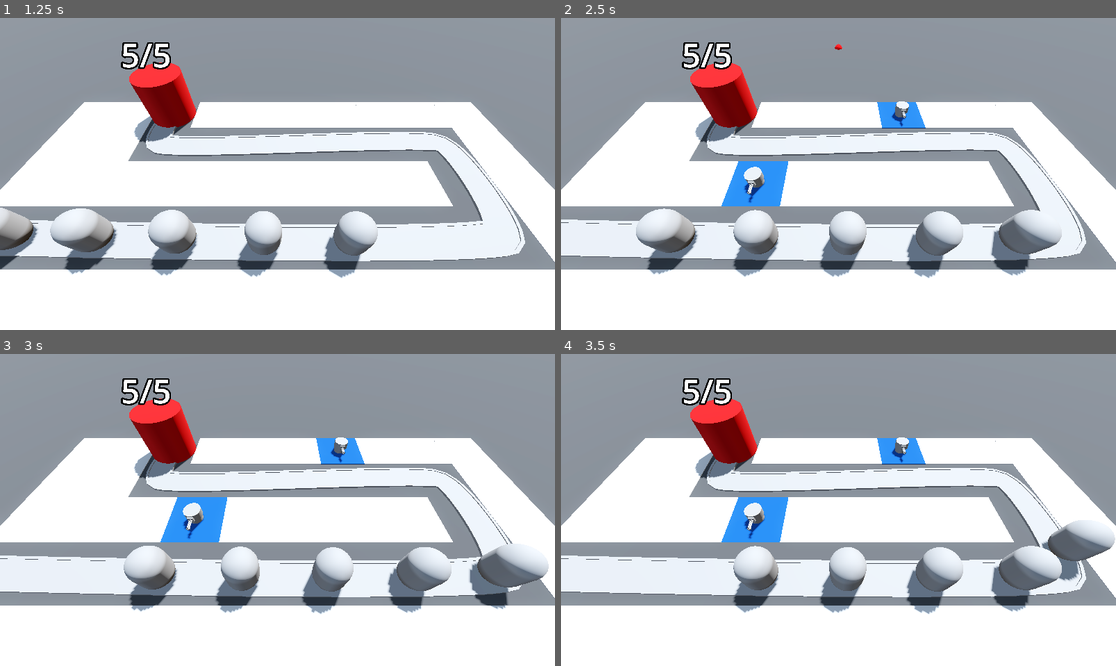
Above: before the commit, frames 1-4 (two rows, left to right).
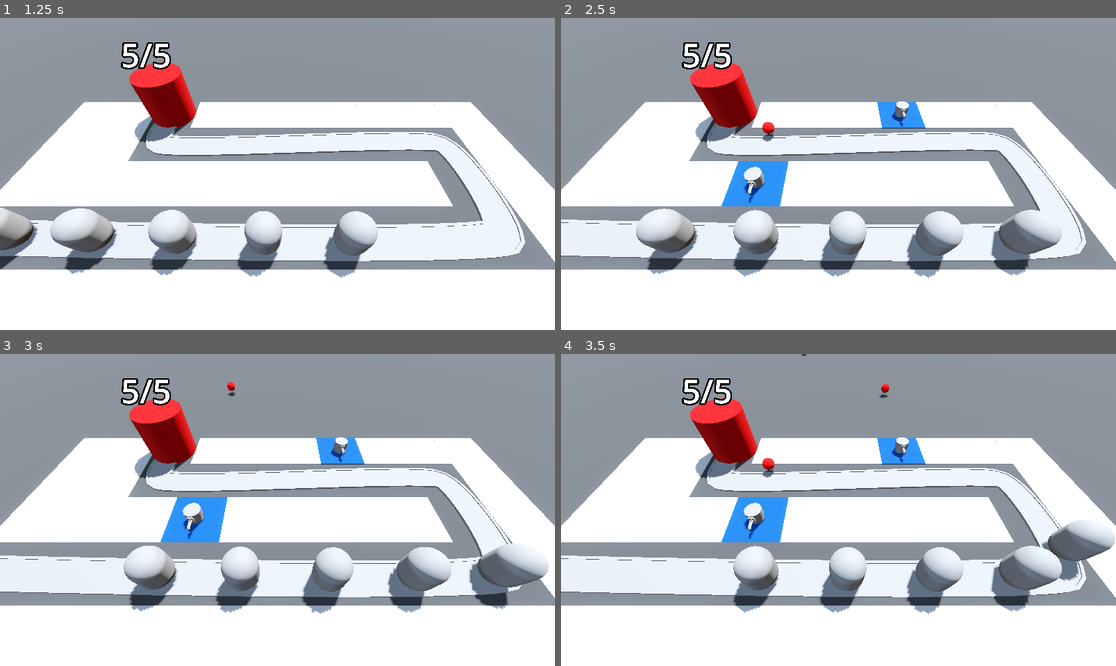
Above: after the commit, the same moments.

Repository: ericvennemeyer/BarbarianBlaster
Game: Godot game, scene res://base_level.tscn
Same seed, same stepped clock (60 frames per second), same inputs: the game is played once before the commit and once after it.
Inputs (mouse positions are in pixels of both pictures, inside the frame that each line leads up to):
- Up to frame 1 (1.25 s): move the mouse to (399, 158) at 0.52 s; press the mouse at (399, 158) at 0.53 s
- Up to frame 2 (2.5 s): move the mouse to (727, 189) at 1.27 s; release the mouse at (727, 189) at 1.28 s; click (727, 189) at 1.35 s; move the mouse to (894, 105) at 2.02 s; press the mouse at (894, 105) at 2.03 s
- Up to frame 3 (3 s): move the mouse to (249, 572) at 2.77 s; release the mouse at (249, 572) at 2.78 s; click (249, 572) at 2.85 s
- Up to frame 4 (3.5 s): no input

Frame 1 is identical in both runs. In frame 2, 0.1% of the frame differs, in the area x 36-51%, y 8-40%; in frame 3, less than 0.1%; in frame 4, 0.2%, in the area x 36-60%, y 0-40%.

Commit message:
3.17 -- Introducing Timers

Diff:
--- a/Turret/projectile.gd
+++ b/Turret/projectile.gd
@@ -8,3 +8,7 @@
 
 func _physics_process(delta: float) -> void:
 	position += speed * direction * delta
+
+
+func _on_timer_timeout() -> void:
+	queue_free()
--- a/Turret/projectile.tscn
+++ b/Turret/projectile.tscn
@@ -19,3 +19,10 @@
 
 [node name="CollisionShape3D" type="CollisionShape3D" parent="."]
 shape = SubResource("SphereShape3D_tp1dm")
+
+[node name="Timer" type="Timer" parent="."]
+wait_time = 2.0
+one_shot = true
+autostart = true
+
+[connection signal="timeout" from="Timer" to="." method="_on_timer_timeout"]
--- a/Turret/turret.gd
+++ b/Turret/turret.gd
@@ -3,7 +3,10 @@
 
 @export var projectile: PackedScene
 
+@onready var projectile_spawn_point: Marker3D = $TurretBase/TurretTop/BarrelBase/ProjectileSpawnPoint
 
-func _ready() -> void:
+
+func _on_timer_timeout() -> void:
 	var new_projectile = projectile.instantiate()
+	new_projectile.global_position = projectile_spawn_point.global_position
 	add_child(new_projectile)
--- a/Turret/turret.tscn
+++ b/Turret/turret.tscn
@@ -69,3 +69,11 @@
 transform = Transform3D(1, 0, 0, 0, -4.37114e-08, -1, 0, 1, -4.37114e-08, 0, 0.00420749, 0.322025)
 mesh = SubResource("CylinderMesh_ttsi1")
 skeleton = NodePath("../..")
+
+[node name="ProjectileSpawnPoint" type="Marker3D" parent="TurretBase/TurretTop/BarrelBase"]
+transform = Transform3D(1, 0, 0, 0, 1, 0, 0, 0, 1, 0, 0.089103, 1.0139)
+
+[node name="Timer" type="Timer" parent="."]
+autostart = true
+
+[connection signal="timeout" from="Timer" to="." method="_on_timer_timeout"]
